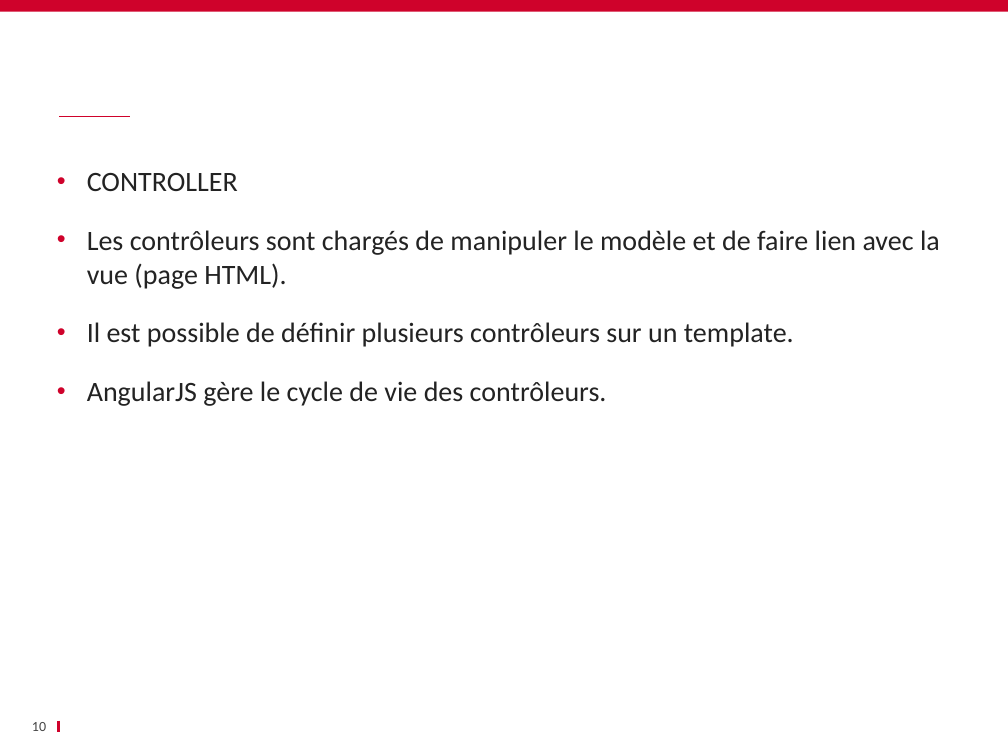
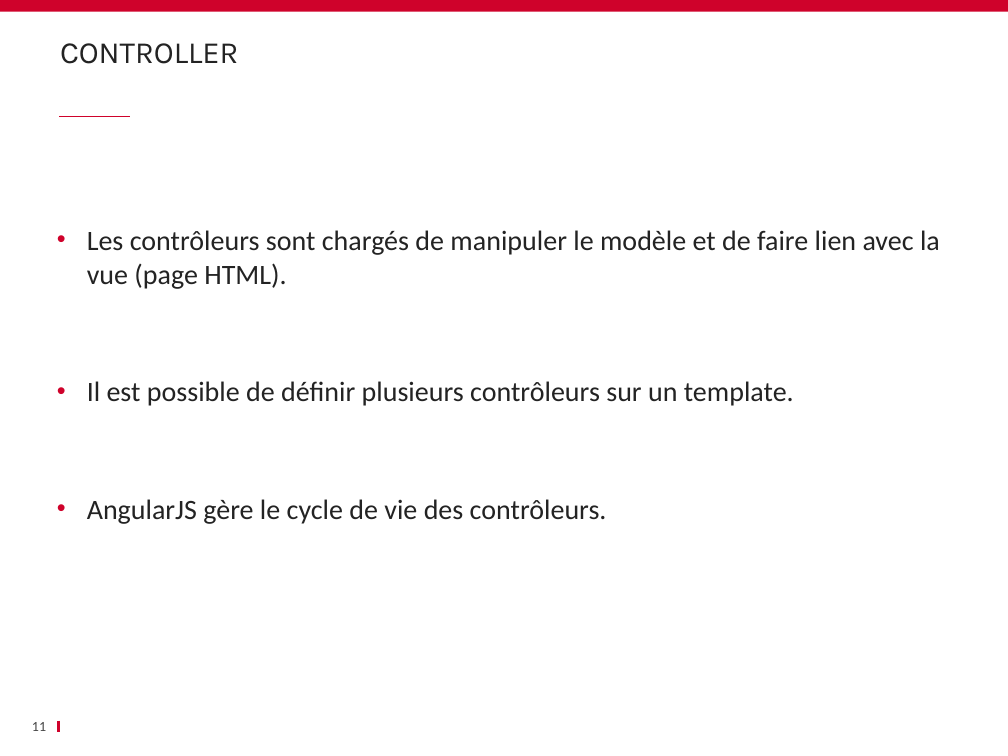
Before and after one commit to schassande/formation-angularjs1, a slide deck: slide 11 of Jour1/03 Premiers pas/03_Premier_pas_AngularJS.pptx (slide 10 before the commit). Drawn at 1008x756 pixels with LibreOffice and Linux fonts; fonts in the diff are those of the drawing; background and template pictures are left out. Boxes give left, top, right and bottom in pixels: in the first picture for what was removed or moved away, otherwise in the second. Text is boxed around its words. In the diff, an @@ line names an element or a change of style, - is before the commit and + after.

```diff
--- a/Jour1/03 Premiers pas/03_Premier_pas_AngularJS.pptx
+++ b/Jour1/03 Premiers pas/03_Premier_pas_AngularJS.pptx
@@ title added at (60, 43, 239, 64), 22 pt, text #232323 @@
+CONTROLLER
@@ text at (87, 173, 238, 191): paragraph removed @@
-• CONTROLLER
@@ page number at (32, 722, 46, 731): text changed @@
-10
+11
```
Also in this commit, not shown: 9 other slides changed, 4 slides removed, 1 other file.
